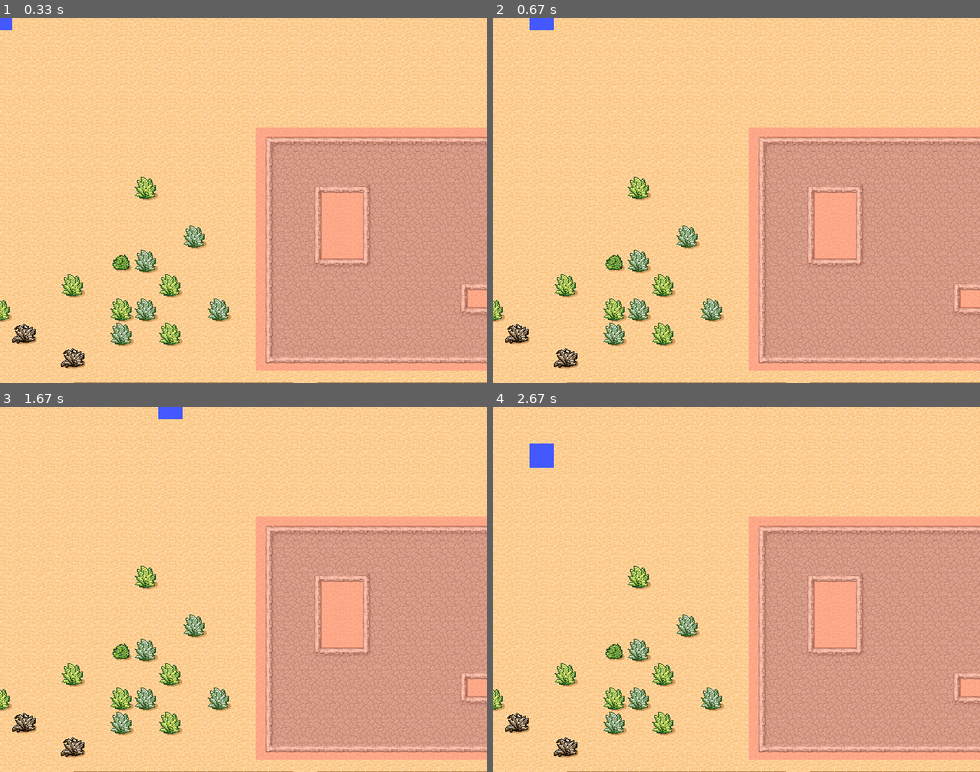
Above: before the commit, frames 1-4 (two rows, left to right).
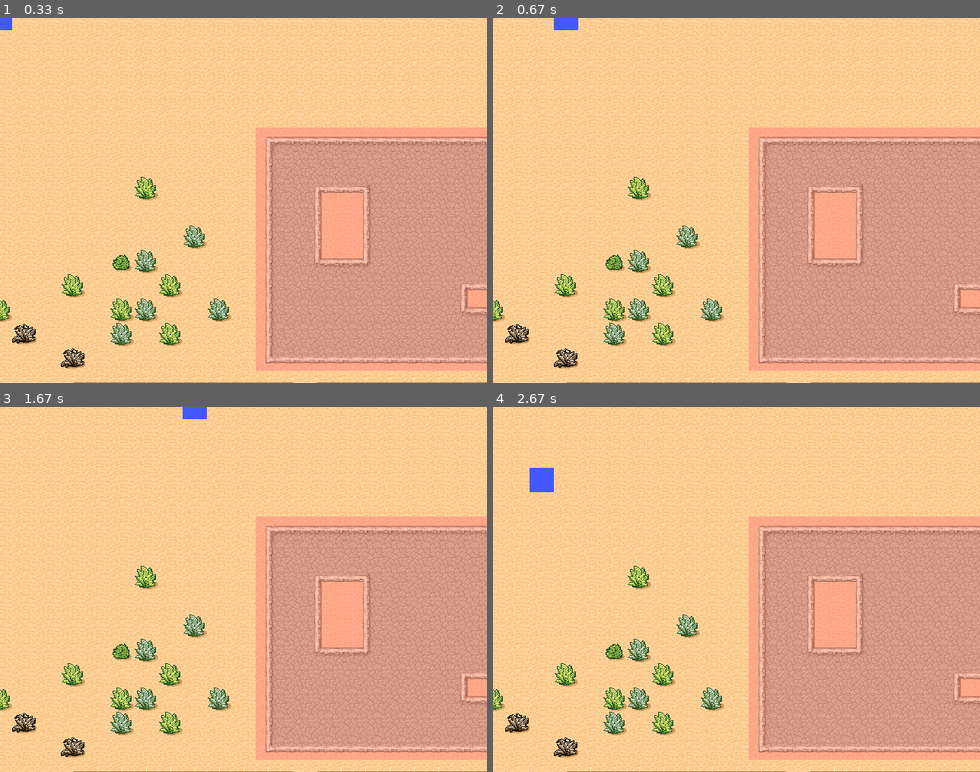
Above: after the commit, the same moments.

Repository: rongcuid/Pygame-RPG-Engine
Game: pygame game, started from Game.py
Two runs of this game, one before a commit and one after it. Both use one fixed random seed, a clock stepped at 60 frames per second and the inputs below.
Inputs:
- Up to frame 1 (0.33 s): no input
- Up to frame 2 (0.67 s): hold Right from 0.33 s (still down)
- Up to frame 3 (1.67 s): release Right at 0.8 s; hold Up 0.83-1.13 s; hold Right 1.17-1.63 s
- Up to frame 4 (2.67 s): hold Left 1.67-2.2 s; hold Down 2.23-2.53 s; hold Left from 2.57 s (still down)

Frame 1 is identical in both runs. In frame 2, 0.3% of the frame differs, in the area x 7-18%, y 0-4%; in frame 3, 0.3%; in frame 4, 0.7%, in the area x 7-13%, y 10-24%.

Commit message:
Fixed a mistake in map file, adjusted TickRate for lower CPU usage

Diff:
--- a/Controllers.py
+++ b/Controllers.py
@@ -7,7 +7,7 @@
 
 from Debug import Debug
 
-import GameConstants
+import GameConstants as GC
 import EventManager
 import Events
 
@@ -71,13 +71,13 @@
             if self.game:
                 # Post a LogicTickEvent every logic cycle
                 if self.IntervalPassed(prevTick,
-                                       1000 / GameConstants.LOGICRATE):
+                                       1000 / GC.LOGICRATE):
                     self.evManager.Post(Events.LogicTickEvent(self.game))
             # Post a SecondEvent every second
             if self.OneSecPassed(prevTick):
                 self.evManager.Post(Events.SecondEvent())
             prevTick = pygame.time.get_ticks()
-            # pygame.time.Clock().tick(100)
+            pygame.time.Clock().tick(GC.TICKRATE)
 
     #----------------------------
     def OneSecPassed(self, prevTick):
--- a/GameConstants.py
+++ b/GameConstants.py
@@ -9,6 +9,7 @@
 DEBUG = True
 SHOW_FPS = True
 
+TICKRATE = 200 # Rate of raw event handling
 LOGICRATE = 100  # Rate of logic calculation and screen refresh
 
 WINDOWSIZE = (640, 480)
--- a/data/desert.json
+++ b/data/desert.json
@@ -31,7 +31,7 @@
  "tilesets":[
         {
          "firstgid":1,
-         "image":"..\/..\/..\/..\/..\/usr\/share\/tiled\/examples\/tmw_desert_spacing.png",
+         "image":"tmw_desert_spacing.png",
          "imageheight":199,
          "imagewidth":265,
          "margin":1,
